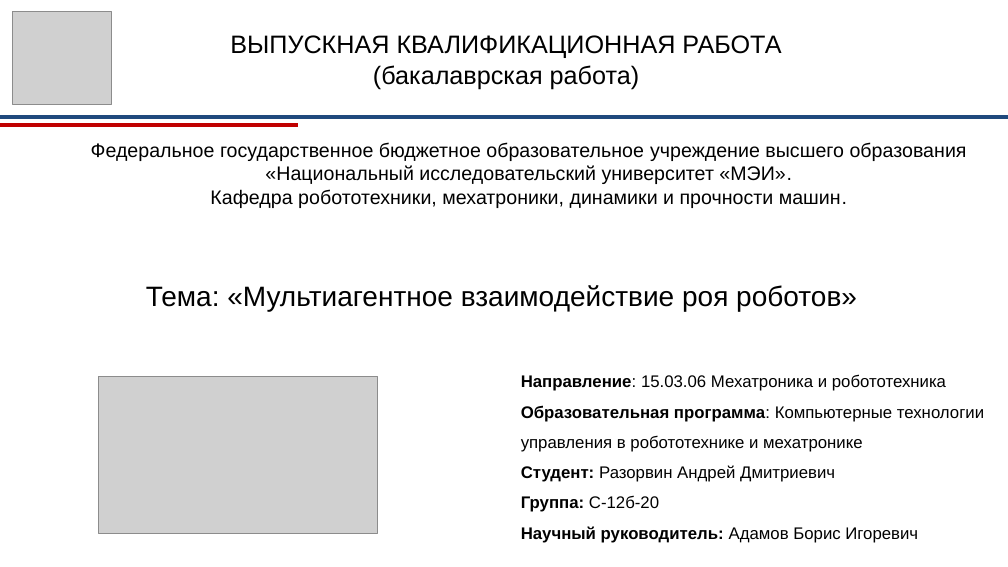
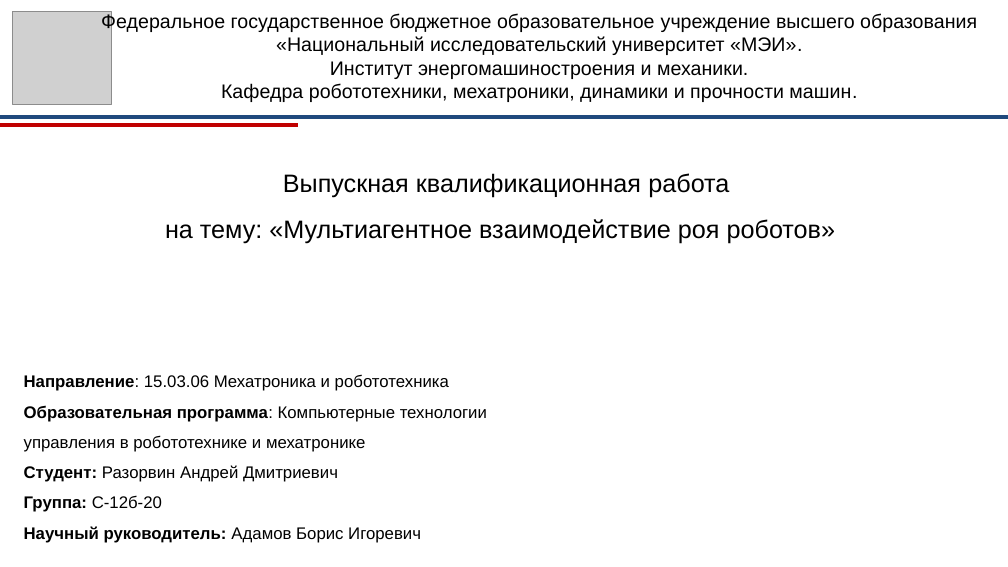
Before and after one commit to RazorvinAndrey/robot_vkr_razorvin, a slide deck: slide 1 of arhive/ВКР_Разорвин_презентация.pptx. Drawn at 1008x567 pixels with LibreOffice and Linux fonts; fonts in the diff are those of the drawing; grey boxes stand for pictures; background and template pictures are left out. Boxes give left, top, right and bottom in pixels: in the first picture for what was removed or moved away, otherwise in the second. Text is boxed around its words. In the diff, an @@ line names an element or a change of style, - is before the commit and + after.

```diff
--- a/arhive/ВКР_Разорвин_презентация.pptx
+++ b/arhive/ВКР_Разорвин_презентация.pptx
@@ text "Федеральное государственное бюджетное образовательное учрежд ...": place and size @@
-text "Федеральное государственное бюджетное образовательное учрежд ..." at (91,142,967,208)
+text "Федеральное государственное бюджетное образовательное учрежд ..." at (101,12,977,102)
@@ text at (330,61,748,79): paragraph added @@
+Институт энергомашиностроения и механики.
@@ text at (283,173,729,198): text changed @@
-ВЫПУСКНАЯ КВАЛИФИКАЦИОННАЯ РАБОТА
-(бакалаврская работа)
+Выпускная квалификационная работа
@@ text at (165,219,836,244): text changed; size 20 to 18 pt @@
-Тема: «Мультиагентное взаимодействие роя роботов»
+на тему: «Мультиагентное взаимодействие роя роботов»
@@ text "Направление: 15.03.06 Мехатроника и робототехника": place and size @@
-text "Направление: 15.03.06 Мехатроника и робототехника" at (521,374,984,543)
+text "Направление: 15.03.06 Мехатроника и робототехника" at (24,374,487,543)
@@ picture removed at (99,376,378,533) @@
```
Also in this commit, not shown: 2 other slides changed, 3 other files.
